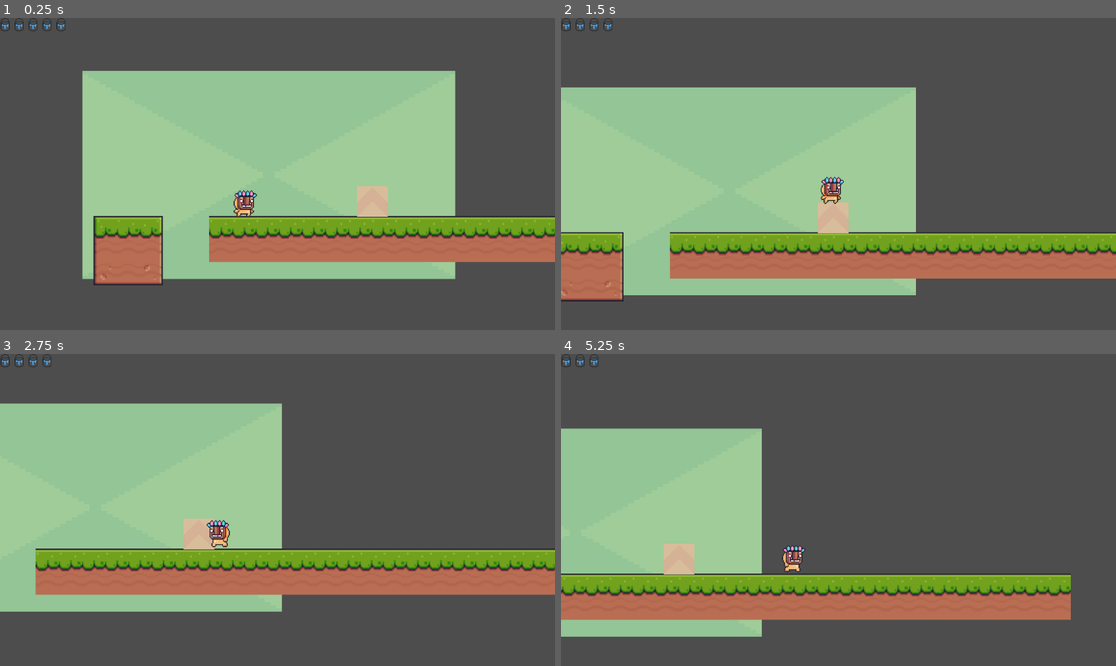
Above: before the commit, frames 1-4 (two rows, left to right).
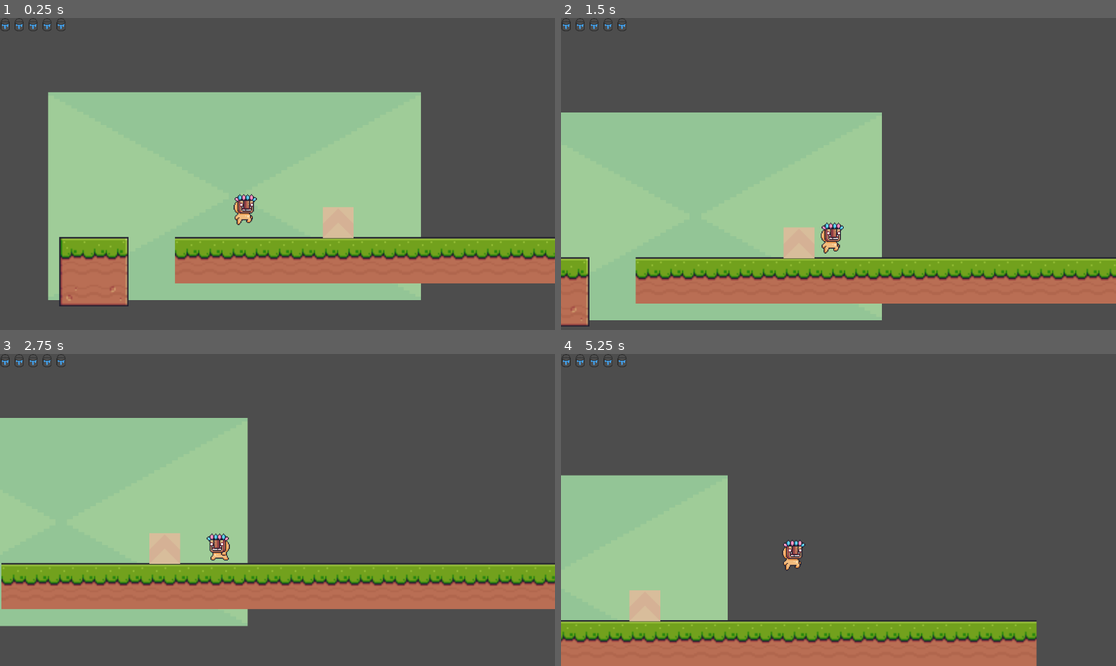
Above: after the commit, the same moments.

Repository: cerkiewny/echoes_of_creation
Game: Godot game, scene res://MainScene.tscn
The game is run twice, just before and just after one commit, with the same random seed, the same clock (stepped at 60 frames per second) and the same inputs. Before the commit the project starts from res://Start.tscn.
Inputs:
- Up to frame 1 (0.25 s): no input
- Up to frame 2 (1.5 s): tap Enter (ui_accept) at 0.5, 1.35 s; hold Enter (ui_accept) 0.53-1.28 s; hold Right (ui_right) from 0.53 s (still down)
- Up to frame 3 (2.75 s): tap Enter (ui_accept) at 1.52, 1.82 s; release Right (ui_right) at 2.03 s; hold Left (ui_left) from 2.03 s (still down); hold Enter (ui_accept) from 2.03 s (still down)
- Up to frame 4 (5.25 s): release Left (ui_left) at 2.78 s; release Enter (ui_accept) at 2.78 s; hold Right (ui_right) 2.78-4.28 s; tap Enter (ui_accept) at 2.85, 3.02, 3.32, 4.35, 4.52, 4.82 s; hold Enter (ui_accept) 3.53-4.28 s; hold Left (ui_left) 4.28-5.03 s; hold Right (ui_right) from 5.03 s (still down); hold Enter (ui_accept) from 5.03 s (still down)

The runs differ from the first frame. In frame 1, 32% of the frame differs, in the area x 8-100%, y 16-93%; in frame 2, 33%; in frame 3, 24%; in frame 4, 34%, in the area x 0-92%, y 0-100%.

Commit message:
add animation for player jump

Diff:
--- a/Start.tscn
+++ b/MainScene.tscn
@@ -1,14 +1,14 @@
 [gd_scene load_steps=10 format=3 uid="uid://dp1p6o133jjn3"]
 
-[ext_resource type="Texture2D" uid="uid://cljuomyfudua1" path="res://assets/Free/Background/Green.png" id="1_cfigw"]
-[ext_resource type="PackedScene" uid="uid://bcccr3hso0ufr" path="res://Main_character.tscn" id="2_1a13k"]
-[ext_resource type="Texture2D" uid="uid://dlhewelkvxrdw" path="res://assets/Free/Terrain/Terrain (16x16).png" id="3_qps8i"]
-[ext_resource type="PackedScene" uid="uid://bkf5ley74suu6" path="res://Enemy.tscn" id="4_e5kke"]
-[ext_resource type="Texture2D" uid="uid://bq10d4wx28gqg" path="res://assets/Icons/painting-bucket-logo-icon.svg" id="5_eta6s"]
-[ext_resource type="Script" path="res://hp_bar.gd" id="6_013d3"]
+[ext_resource type="Texture2D" uid="uid://cljuomyfudua1" path="res://assets/Free/Background/Green.png" id="1_vomo5"]
+[ext_resource type="Texture2D" uid="uid://dlhewelkvxrdw" path="res://assets/Free/Terrain/Terrain (16x16).png" id="2_gp1kg"]
+[ext_resource type="PackedScene" uid="uid://bkf5ley74suu6" path="res://Enemy.tscn" id="3_yk5fp"]
+[ext_resource type="PackedScene" uid="uid://bcccr3hso0ufr" path="res://Main_character.tscn" id="4_n51q8"]
+[ext_resource type="Texture2D" uid="uid://bq10d4wx28gqg" path="res://assets/Icons/painting-bucket-logo-icon.svg" id="5_bxeaq"]
+[ext_resource type="Script" path="res://hp_bar.gd" id="6_gdfli"]
 
 [sub_resource type="TileSetAtlasSource" id="TileSetAtlasSource_drvaa"]
-texture = ExtResource("3_qps8i")
+texture = ExtResource("2_gp1kg")
 0:0/0 = 0
 0:0/0/physics_layer_0/polygon_0/points = PackedVector2Array(-8, -8, 8, -8, 8, 8, -8, 8)
 1:0/0 = 0
@@ -327,16 +327,10 @@
 format = 2
 layer_0/tile_data = PackedInt32Array(196600, 393216, 0, 262136, 393216, 1, 327672, 393216, 2, 196601, 458752, 0, 262137 …(1000 unchanged characters)…
 
-[node name="Node2D" parent="Node" instance=ExtResource("4_e5kke")]
+[node name="Node2D" parent="Node" instance=ExtResource("3_yk5fp")]
 position = Vector2(197, 66)
 
-[node name="Player" parent="Node" instance=ExtResource("2_1a13k")]
-position = Vector2(-71, 47)
-
-[node name="Camera2D" type="Camera2D" parent="Node/Player"]
-position = Vector2(35.5, -23.5)
-scale = Vector2(0.5, 0.5)
-position_smoothing_enabled = true
+[node name="Player" parent="Node" instance=ExtResource("4_n51q8")]
 
 [node name="Area2D2" type="Area2D" parent="Node"]
 position = Vector2(-71, 47)
@@ -355,12 +349,11 @@
 [node name="hp_heart" type="Sprite2D" parent="Node/CanvasLayer/TextureRect"]
 position = Vector2(10.75, 13.8853)
 scale = Vector2(0.217647, 0.217647)
-texture = ExtResource("5_eta6s")
+texture = ExtResource("5_bxeaq")
 
 [node name="HBoxContainer" type="HBoxContainer" parent="Node/CanvasLayer"]
 offset_right = 40.0
 offset_bottom = 40.0
-script = ExtResource("6_013d3")
-
-[connection signal="take_dmg" from="Node/Player" to="Node/CanvasLayer/HBoxContainer" method="_on_player_take_dmg"]
+script = ExtResource("6_gdfli")
+
 [connection signal="body_entered" from="Node/Area2D2" to="Node/Node2D" method="_on_area_2d_2_body_entered"]
--- a/Main_character.tscn
+++ b/Main_character.tscn
@@ -1,7 +1,8 @@
-[gd_scene load_steps=29 format=3 uid="uid://bcccr3hso0ufr"]
+[gd_scene load_steps=30 format=3 uid="uid://bcccr3hso0ufr"]
 
 [ext_resource type="Texture2D" uid="uid://cfb4xis100r6u" path="res://assets/Free/Main Characters/Mask Dude/Idle (32x32).png" id="1_06g63"]
 [ext_resource type="Script" path="res://main_character.gd" id="1_wjxyg"]
+[ext_resource type="Texture2D" uid="uid://dfk4snl2p44qt" path="res://assets/Free/Main Characters/Mask Dude/Jump (32x32).png" id="3_62li5"]
 [ext_resource type="Texture2D" uid="uid://byv08tlblu34w" path="res://assets/Free/Main Characters/Mask Dude/Run (32x32).png" id="3_pkgy4"]
 
 [sub_resource type="AtlasTexture" id="AtlasTexture_qp8tj"]
@@ -134,7 +135,15 @@
 }],
 "loop": true,
 "name": &"idle",
-"speed": 11.0
+"speed": 13.0
+}, {
+"frames": [{
+"duration": 1.0,
+"texture": ExtResource("3_62li5")
+}],
+"loop": true,
+"name": &"jump",
+"speed": 5.0
 }, {
 "frames": [{
 "duration": 2.0,
@@ -175,7 +184,7 @@
 }],
 "loop": true,
 "name": &"running",
-"speed": 11.0
+"speed": 13.0
 }]
 
 [sub_resource type="CapsuleShape2D" id="CapsuleShape2D_tghfw"]
@@ -193,8 +202,8 @@
 [node name="Sprite2D" type="AnimatedSprite2D" parent="."]
 texture_filter = 1
 sprite_frames = SubResource("SpriteFrames_e4g77")
-animation = &"running"
-frame_progress = 0.461371
+animation = &"jump"
+autoplay = "idle"
 
 [node name="Area2D" type="Area2D" parent="."]
 position = Vector2(-0.5, 2.5)
@@ -209,4 +218,9 @@
 position = Vector2(0.5, -0.5)
 shape = SubResource("CapsuleShape2D_tghfw")
 
+[node name="Camera2D" type="Camera2D" parent="."]
+position = Vector2(35.5, -23.5)
+scale = Vector2(0.5, 0.5)
+position_smoothing_enabled = true
+
 [connection signal="body_entered" from="Area2D" to="." method="_on_area_2d_body_entered"]
--- a/main_character.gd
+++ b/main_character.gd
@@ -2,10 +2,10 @@
 
 
 const SPEED = 300.0
-const JUMP_VELOCITY = -490.0
+const JUMP_VELOCITY = -630.0
 const MAX_COYOTEE = 0.05
 const FALLING_FACTOR = 1.9
-const JUMP_WILLPOWER = 0.15
+const JUMP_WILLPOWER = 0.08
 const DELAYED_JUMP_FACTOR = 0.1
 
 
@@ -21,70 +21,73 @@
 var max_life = 5
 
 func _ready():
-	player = get_parent().get_node("Player")
-	last_safe_position = player.global_position
-	sprite_2d.animation = "idle"
-	Engine.max_fps = 30
+    player = get_parent().get_node("Player")
+    last_safe_position = player.global_position
+    sprite_2d.animation = "idle"
+    Engine.max_fps = 30
 
 
 func is_on_floor_with_coyotee(delta):
-	if (is_on_floor()):
-		coyotee_timer = MAX_COYOTEE
-	else:
-		coyotee_timer -= delta
-	return coyotee_timer >= 0.0
+    if (is_on_floor()):
+        coyotee_timer = MAX_COYOTEE
+    else:
+        coyotee_timer -= delta
+    return coyotee_timer >= 0.0
 
 func hurt(dmg):
-	life -= dmg
-	take_dmg.emit()
-	if(life <= 0):
-		die()
+    life -= dmg
+    take_dmg.emit()
+    if(life <= 0):
+        die()
 
 func die():
-	get_tree().reload_current_scene()
+    get_tree().reload_current_scene()
 
 func set_animation():
-	# Add the gravity.
-	if (abs(velocity.x) > 0.0 && sprite_2d.animation != "running"):
-		sprite_2d.animation = "running"
-	else:
-		sprite_2d.animation = "idle"
+    # Add the gravity.
+    if(!is_on_floor()):
+        sprite_2d.animation = "jump"
+    elif (abs(velocity.x) > 0.0):
+        sprite_2d.animation = "running"
+    else:
+        sprite_2d.animation = "idle"
 
 func _physics_process(delta):
-	set_animation()
-	if not is_on_floor_with_coyotee(delta):
-		if(velocity.y > 0):
-			velocity += get_gravity() * delta * FALLING_FACTOR
-		else:
-			velocity += get_gravity() * delta * 1.3
+    if not is_on_floor_with_coyotee(delta):
+        if(velocity.y > 0):
+            velocity += get_gravity() * delta * FALLING_FACTOR
+        else:
+            velocity += get_gravity() * delta * 1.3
 
-	since_last_jump -= delta
-		# Handle jump.
-	if Input.is_action_just_pressed("ui_accept") and is_on_floor_with_coyotee(delta):
-		velocity.y = JUMP_VELOCITY
-	elif wants_to_jump and since_last_jump >= 0 and is_on_floor_with_coyotee(delta):
-		velocity.y = JUMP_VELOCITY
-	elif Input.is_action_pressed("ui_accept") and velocity.y < 0 and not is_on_floor_with_coyotee(delta):
-		velocity.y -= JUMP_WILLPOWER / delta
+    since_last_jump -= delta
+        # Handle jump.
+    if Input.is_action_just_pressed("ui_accept") and is_on_floor_with_coyotee(delta):
+        velocity.y = JUMP_VELOCITY
+    elif wants_to_jump and since_last_jump >= 0 and is_on_floor_with_coyotee(delta):
+        velocity.y = JUMP_VELOCITY
+    elif Input.is_action_pressed("ui_accept") and velocity.y < 0 and not is_on_floor_with_coyotee(delta):
+        velocity.y -= JUMP_WILLPOWER / delta
 
-	if Input.is_action_just_pressed("ui_accept") and not is_on_floor_with_coyotee(delta):
-		wants_to_jump = true
-		since_last_jump = DELAYED_JUMP_FACTOR
+    if Input.is_action_just_pressed("ui_accept") and not is_on_floor_with_coyotee(delta):
+        wants_to_jump = true
+        since_last_jump = DELAYED_JUMP_FACTOR
 
-	# Get the input direction and handle the movement/deceleration.
-	# As good practice, you should replace UI actions with custom gameplay actions.
-	var direction = Input.get_axis("ui_left", "ui_right")
-	if direction:
-		velocity.x = move_toward(velocity.x,direction *  SPEED, SPEED / 10)
-	else:
-		velocity.x = move_toward(velocity.x, 0, SPEED / 10)
+    # Get the input direction and handle the movement/deceleration.
+    # As good practice, you should replace UI actions with custom gameplay actions.
+    var direction = Input.get_axis("ui_left", "ui_right")
+    if direction:
+        velocity.x = move_toward(velocity.x,direction *  SPEED, SPEED / 10)
+    else:
+        velocity.x = move_toward(velocity.x, 0, SPEED / 10)
+    set_animation()
 
-	move_and_slide()
-	var isLeft = velocity.x < 0
-	if (velocity.x != 0):
-		sprite_2d.flip_h = isLeft
+    var isLeft = velocity.x < 0
+    if (velocity.x != 0):
+        sprite_2d.flip_h = isLeft
+    move_and_slide()
+
 
 
 func hurt_and_replace(dmg):
-	hurt(1)
-	player.global_position = last_safe_position
+    hurt(1)
+    player.global_position = last_safe_position
--- a/project.godot
+++ b/project.godot
@@ -11,7 +11,7 @@
 [application]
 
 config/name="echoesofinvention"
-run/main_scene="res://Start.tscn"
+run/main_scene="res://MainScene.tscn"
 config/features=PackedStringArray("4.3", "Forward Plus")
 config/icon="res://icon.svg"
 
Not shown: 1 places in MainScene.tscn that only renumber resources
Not shown, added: .gitattributes
